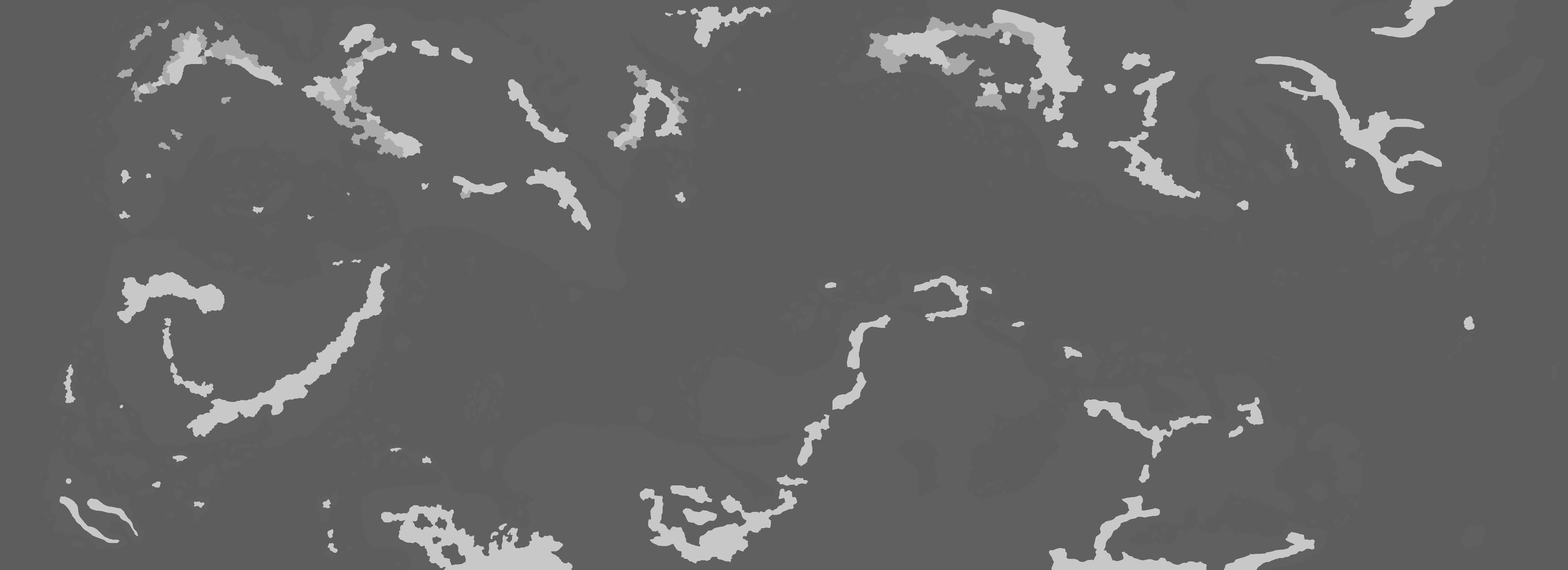
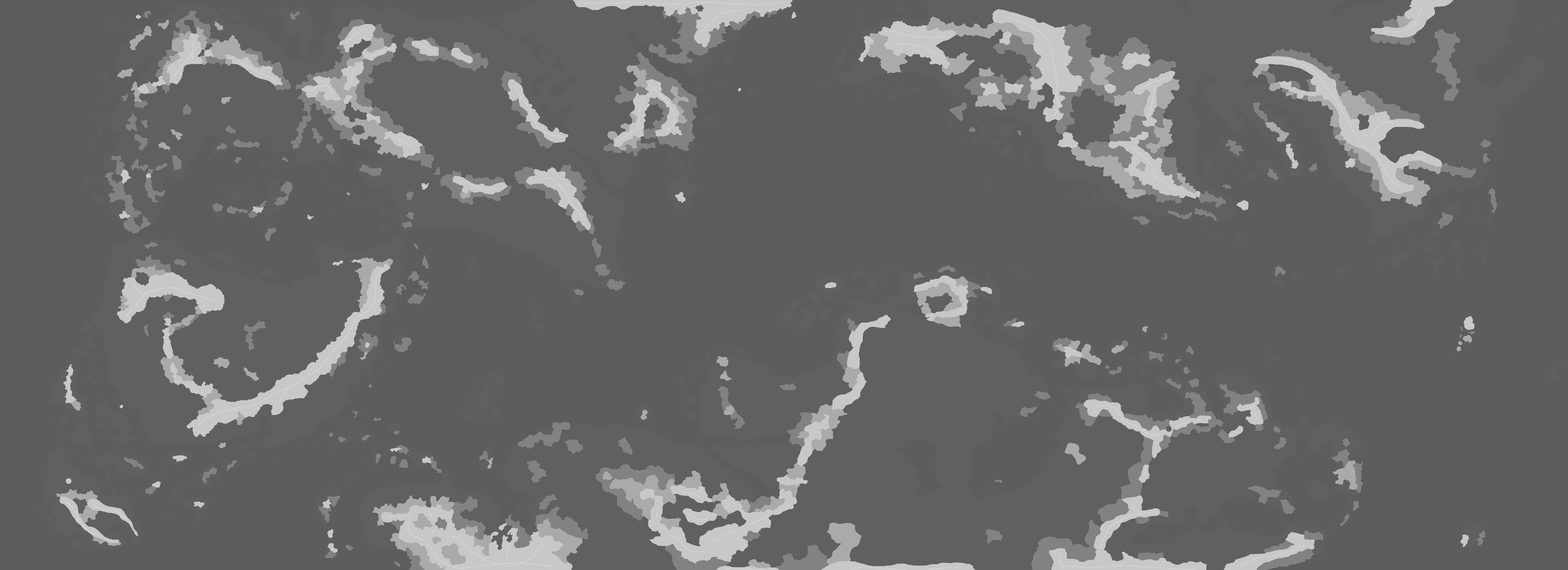
Layers edited between the first and the second (1568, 570) image:
painted on "Pasted Layer #1" over (56, 0, 1498, 570)
painted on "nationbordersformindman.png" over (770, 10, 1171, 169)
